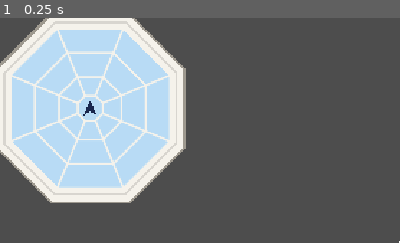
Above: before the commit, frame 1.
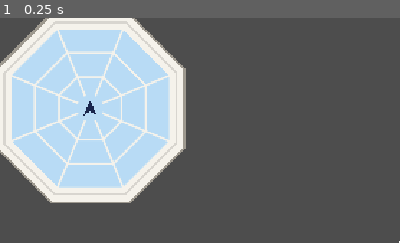
Above: after the commit, the same moment.

Repository: Roclight-Code/Into-The-Stars
Game: Godot game, scene res://Main.tscn
Same seed, same stepped clock (60 frames per second), same inputs: the game is played once before the commit and once after it.
Inputs:
- Up to frame 1 (0.25 s): no input
The pictures show only the part of the screen within x 0-50%, y 0-50%; the shares and areas given below are measured in that part.

The runs differ from the first frame. In frame 1, 0.2% of the frame differs, in the area x 19-26%, y 33-47%.

Commit message:
Changed the sound system to make it easier to see

Diff:
--- a/control.gd
+++ b/control.gd
@@ -18,15 +18,22 @@
 @export var noise_color := Color(1.0, 0.85, 0.1)
 @export var noise_duration := 1.0
 
+@export var only_if_heard := true
+
 const DIRS := 8
 const OCT_K := 1.0823922   # 1 / cos(22.5°)
 
 var _cells: Array = []
 var _timer := 0.0
 var alert := false
-var _noises := {}  # Vector2i(ring, dir) -> seconds left
+var _ring_glow: Array[float] = []  # seconds of glow left, one per ring
 
 func _ready() -> void:
+	_cells.resize(DIRS)
+	_cells.fill(null)
+	_ring_glow.resize(ring_pixels.size())
+	_ring_glow.fill(0.0)
+	NoiseBus.noise_made.connect(_on_noise_made)
 	_cells.resize(DIRS)
 	_cells.fill(null)
 	NoiseBus.noise_made.connect(_on_noise_made)
@@ -37,10 +44,13 @@
 	if _timer >= scan_interval:
 		_timer = 0.0
 		_scan()
-	for key in _noises.keys():
-		_noises[key] -= delta
-		if _noises[key] <= 0.0:
-			_noises.erase(key)
+	for r in _ring_glow.size():
+		_ring_glow[r] = maxf(_ring_glow[r] - delta, 0.0)
+	queue_redraw()
+	_timer += delta
+	if _timer >= scan_interval:
+		_timer = 0.0
+		_scan()
 	queue_redraw()
 
 func _scan() -> void:
@@ -91,35 +101,15 @@
 		var col := enemy_color if cell.enemy else wall_color
 		draw_colored_polygon(_cell(c, TAU * i / DIRS, inner, ring_pixels[r]), col)
 
-	# noise cells
-	for key in _noises:
-		var nr: int = key.x
-		var ni: int = key.y
-		var fade := clampf(_noises[key] / noise_duration, 0.0, 1.0)
-		var n_inner := center_radius if nr == 0 else ring_pixels[nr - 1]
-		var ncol := noise_color
-		ncol.a = 0.35 + 0.5 * fade
-		draw_colored_polygon(_cell(c, TAU * ni / DIRS, n_inner, ring_pixels[nr]), ncol)
-
-	# window bars: ring outlines + 8 spokes
+	# window bars: ring outlines + 8 spokes?
 	for r in ring_pixels.size():
-		_outline(c, ring_pixels[r])
-	_outline(c, center_radius)
+		var glow: float = clampf(_ring_glow[r] / noise_duration, 0.0, 1.0)
+		var ring_col: Color = frame_color.lerp(noise_color, glow)
+		_outline(c, ring_pixels[r], ring_col, bar_width + 2.0 * glow)
 	for k in DIRS:
 		var t := TAU * (k + 0.5) / DIRS
 		var d := Vector2(sin(t), -cos(t))
 		draw_line(c + d * center_radius * OCT_K, c + d * outer * OCT_K, frame_color, bar_width, true)
-
-# exclamation marks
-	for key in _noises:
-		var er: int = key.x
-		var ei: int = key.y
-		var ea: float = TAU * ei / DIRS
-		var e_inner: float = center_radius if er == 0 else ring_pixels[er - 1]
-		var mid: float = (e_inner + ring_pixels[er]) * 0.5
-		var p: Vector2 = c + Vector2(sin(ea), -cos(ea)) * mid
-		draw_string(ThemeDB.fallback_font, p + Vector2(-10, 8), "!",
-			HORIZONTAL_ALIGNMENT_CENTER, 20, 22, Color(0.6, 0.05, 0.05))
 
 	# proximity warning: pulsing outline on the molding
 	if alert:
@@ -145,10 +135,10 @@
 		pts.append(c + Vector2(sin(t), -cos(t)) * apothem * OCT_K)
 	return pts
 
-func _outline(c: Vector2, apothem: float) -> void:
+func _outline(c: Vector2, apothem: float, col: Color = frame_color, w: float = bar_width) -> void:
 	var pts := _oct(c, apothem)
 	pts.append(pts[0])
-	draw_polyline(pts, frame_color, bar_width, true)
+	draw_polyline(pts, col, w, true)
 
 func _cell(c: Vector2, a: float, r0: float, r1: float) -> PackedVector2Array:
 	var t0 := a - TAU / DIRS / 2.0
@@ -159,19 +149,11 @@
 		c + v0 * r1 * OCT_K, c + v1 * r1 * OCT_K,
 		c + v1 * r0 * OCT_K, c + v0 * r0 * OCT_K])
 
-func _on_noise_made(pos: Vector3, level) -> void:
-	if target == null:
+func _on_noise_made(pos: Vector3, level: int) -> void:
+	var ring: int = level - 1  # VERY_CLOSE = 0, CLOSE = 1, FAR = 2
+	if ring < 0 or ring >= ring_pixels.size():
 		return
-	var offset := pos - target.global_position
-	var d := offset.length()
-	if d > NoiseBus.RANGES[level]: # If you’d rather show every noise on the map regardless, delete the if d > NoiseBus.RANGES[level] check.
-		return  # too far away to be heard
-	var ring := -1
-	for r in ring_distances.size():
-		if d <= ring_distances[r]:
-			ring = r
-			break
-	if ring == -1:
-		return  # off the map
-	var dir := posmod(roundi(atan2(offset.x, -offset.z) / (TAU / DIRS)), DIRS)
-	_noises[Vector2i(ring, dir)] = noise_duration
+	if only_if_heard and target != null:
+		if pos.distance_to(target.global_position) > NoiseBus.RANGES[level]:
+			return
+	_ring_glow[ring] = noise_duration
